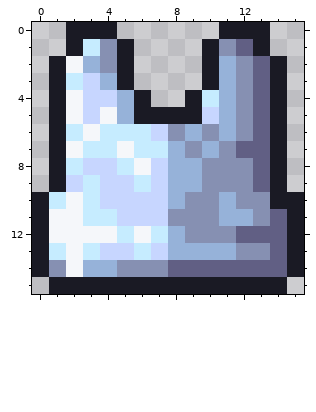
File history of a pixel-art file, Seokbinggo_Client/Assets/Art/Items/icesteel_armor.aseprite. Above: the version before the commit.
16x16 pixels, 1 frame.
New version:
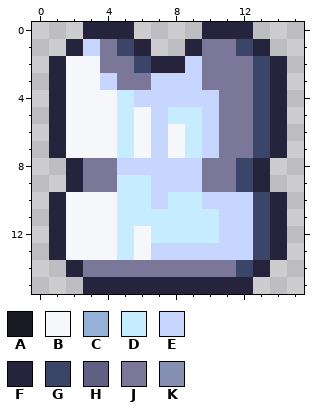
Palette (. is transparent): A #1a1a24  B #f5f7fa  C #96b2d9  D #c6ecff  E #c7d6ff  F #26233d  G #3a4568  H #615f84  J #7a7799  K #8690b2
Edits made:
Changed rows in their new state; - is an unchanged pixel.
first column x 0:
 0 --.FFF----FFF.--
 1 --FEJGF--FJJGF--
 2 -F-BJJGFFEJJJGF-
 3 -FBBEJJEEEJJJGF-
 4 -F-BBDEEEEEJJGF-
 5 -F-B-DBEDD-JJGF-
 6 -FB-B-B-BDEJJGF-
 7 -F-BBDBEBDEJJGF-
 8 -.FJJEE-EEJJGF.-
 9 -.FJJD--EEJJGF.-
10 .F-BBDD-DDEEEGF.
11 .F-BBDDDDDDEEGF.
12 .F------DDDEEGF.
13 .F-BBDB-EEEEEGF.
14 ..FJJJJJJJJJGF..
15 -..FFFFFFFFFF..-
